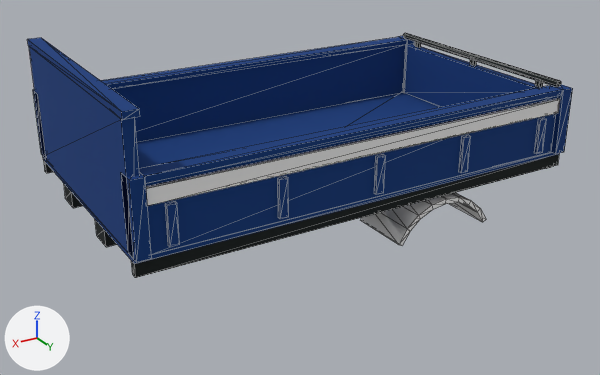
One commit to the glTF model src/render/assets/arocs-1835-ak-body.glb: the scene before it, then after it.
Before and after are seen from a 50 mm camera at (4.82, 6.62, 4.25) aimed at (0.94, 0.15, 1.01). The lights are fixed; the arrows at lower left show +X, +Y and +Z. The picture after the commit comes second. Mesh edges are drawn as thin lines. Where no turn or scale is listed for an object, it has been applied to the vertices. Vertices at exactly the same position are counted once.

In view in the first picture: 'body'.
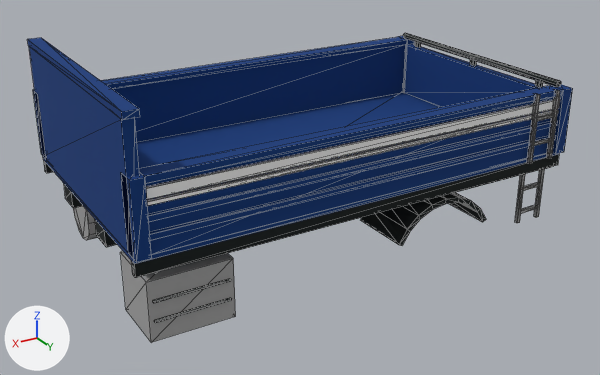
Where the newer file only moved an object's origin or applied its transform, the numbers keep the older frame.

Changed parts and their boxes [x1, y1, x2, y2] in the pictures (600 x 375 px):
'body', reshaped (26% taller): before [27, 33, 573, 278]; after [27, 33, 573, 342]
part 1 of me_body, added: after [150, 135, 556, 240]
part 2 of me_body, added: after [148, 120, 558, 222]
part 3 of me_body, added: after [534, 169, 545, 218]
part 4 of me_body, added: after [515, 174, 525, 223]
part 5 of me_body, added: after [521, 205, 538, 213]
part 6 of me_body, added: after [524, 182, 540, 191]
part 7 of me_body, added: after [534, 138, 552, 146]
part 8 of me_body, added: after [537, 113, 555, 121]
part 9 of me_body, added: after [120, 252, 236, 342]
part 10 of me_body, added: after [154, 298, 232, 323]
part 11 of me_body, added: after [153, 279, 231, 303]
part 12 of me_body, added: after [73, 206, 98, 240]
part 13 of me_body, added: after [546, 90, 560, 159]
part 14 of me_body, added: after [527, 94, 540, 164]
part 15 of me_body, deleted: before [165, 118, 547, 247]
part 16 of me_body, cut back: [146, 99, 560, 206] in both
part 17 of me_body, recoloured (white to black): [360, 193, 486, 246] in both

Diff of the bpy script that builds the scene:
```diff
--- a/src/render/assets/arocs-1835-ak-body.glb.py
+++ b/src/render/assets/arocs-1835-ak-body.glb.py
@@ me_body @@
 # used by ob_body; location = (0.808, 0.0, 1.594)
-me_body.from_pydata(...)  # 490 vertices, 844 faces; spans x -2.24..2.24, y -1.31..1.31, z -0.87..0.87
+me_body.from_pydata(...)  # 618 vertices, 1056 faces; spans x -2.24..2.24, y -1.31..1.31, z -1.09..0.87
+# me_body part 1: a new loose piece, a box spanning x -2.123..2.123, y 1.25..1.285, z -0.154..-0.104, in mat_body
+# me_body part 2: a new loose piece, a box spanning x -2.123..2.123, y 1.25..1.285, z -0.004..0.046, in mat_body
+# me_body part 3: a new loose piece, a box spanning x -2.073..-2.037, y 1.205..1.24, z -0.994..-0.464, in mat_body
+# me_body part 4: a new loose piece, a box spanning x -1.808..-1.772, y 1.205..1.24, z -0.994..-0.464, in mat_body
+# me_body part 5: a new loose piece, a box spanning x -2.037..-1.808, y 1.205..1.24, z -0.894..-0.864, in mat_body
+# me_body part 6: a new loose piece, a box spanning x -2.037..-1.808, y 1.205..1.24, z -0.644..-0.614, in mat_body
+# me_body part 7: a new loose piece, a box spanning x -2.037..-1.808, y 1.275..1.31, z -0.144..-0.114, in mat_body
+# me_body part 8: a new loose piece, a box spanning x -2.037..-1.808, y 1.275..1.31, z 0.106..0.136, in mat_body
+# me_body part 9: a new loose piece, a box spanning x 1.39..2.14, y 0.62..1.2, z -1.09..-0.54, in mat_body
+# me_body part 10: a new loose piece, a box spanning x 1.432..2.103, y 1.2..1.22, z -0.914..-0.899, in mat_body
+# me_body part 11: a new loose piece, a box spanning x 1.432..2.103, y 1.2..1.22, z -0.734..-0.719, in mat_body
+# me_body part 12: a new loose piece, a 12-sided cylinder along x spanning x 0.89..2.04, y -1.14..-0.6, z -1.08..-0.54, in mat_body
+# me_body part 13: a new loose piece of 14 vertices spanning x -2.07..-2.04, y 1.25..1.31, z -0.32..0.37, in mat_body
+# me_body part 14: a new loose piece of 14 vertices spanning x -1.81..-1.77, y 1.25..1.31, z -0.32..0.37, in mat_body
+# me_body part 15: 10 loose pieces with 80 vertices, spanning x -1.96..1.96, y -1.29..1.29, z -0.25..0.1, are deleted
+# me_body part 16
+# 16 faces are deleted
+# 8 vertices are added at x -2.12..2.12, y -1.28..1.28, z 0.16
+# 8 new vertices lie (0.0, 0.0, -0.09) away from vertices in x -2.12..2.12, y -1.28..1.28, z 0.27
+# 40 new faces join them
+# me_body part 17: 192 kept faces spanning x -1.34..-0.27, y -1.24..1.24, z -0.87..-0.5 get new vertex colours; the middle colour goes from white #f6f6f6 to black #0d1616
+# other edits to the shape of me_body do not show in these pictures
 me_body.materials.append(mat_body)
```
